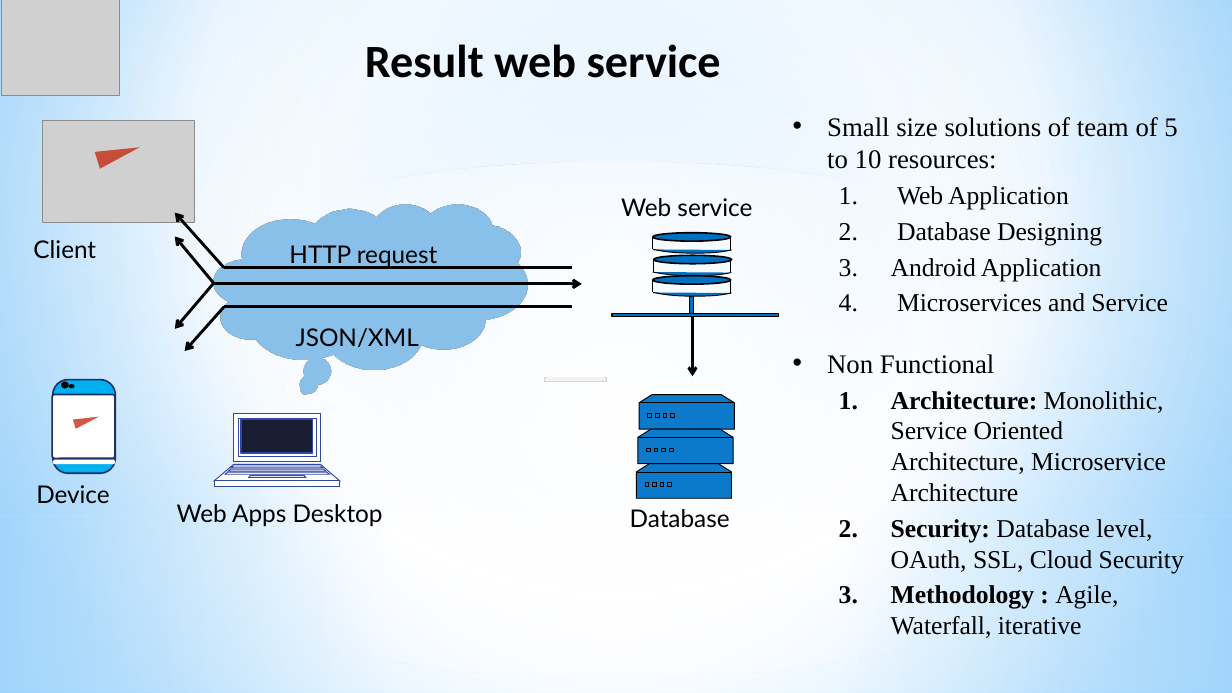
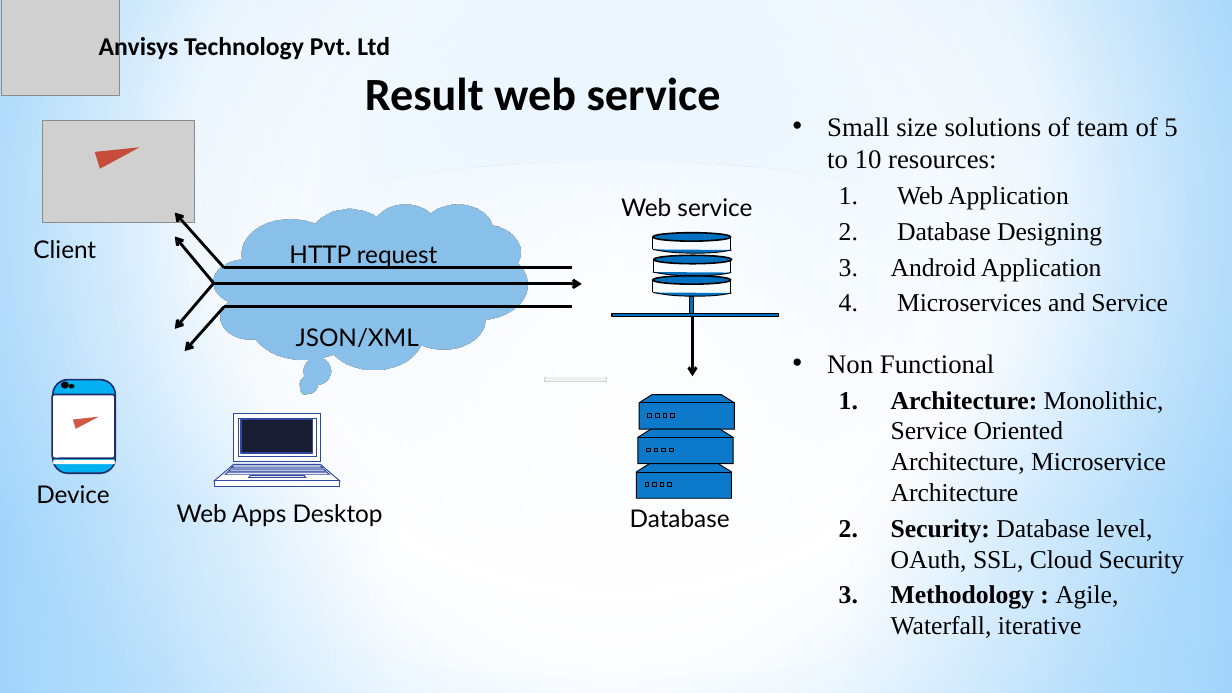
Before and after one commit to Anvisys/Documents, a slide deck: slide 19 of Anvisys technology presentation.pptx (slide 20 before the commit). Drawn at 1232x693 pixels with LibreOffice and Linux fonts; fonts in the diff are those of the drawing; grey boxes stand for pictures. Boxes give left, top, right and bottom in pixels: in the first picture for what was removed or moved away, otherwise in the second. Text is boxed around its words. In the diff, an @@ line names an element or a change of style, - is before the commit and + after.

```diff
--- a/Anvisys technology presentation.pptx
+++ b/Anvisys technology presentation.pptx
@@ text added at box(99, 34, 390, 61), 20 pt, text #000000, bold @@
+Anvisys Technology Pvt. Ltd
@@ text "Result web service": place and size @@
-text "Result web service" at box(365, 44, 721, 78)
+text "Result web service" at box(365, 77, 721, 111)
```
Also in this commit, not shown: 21 other slides changed, 16 slides added, 1 slide removed, 2 other files.
